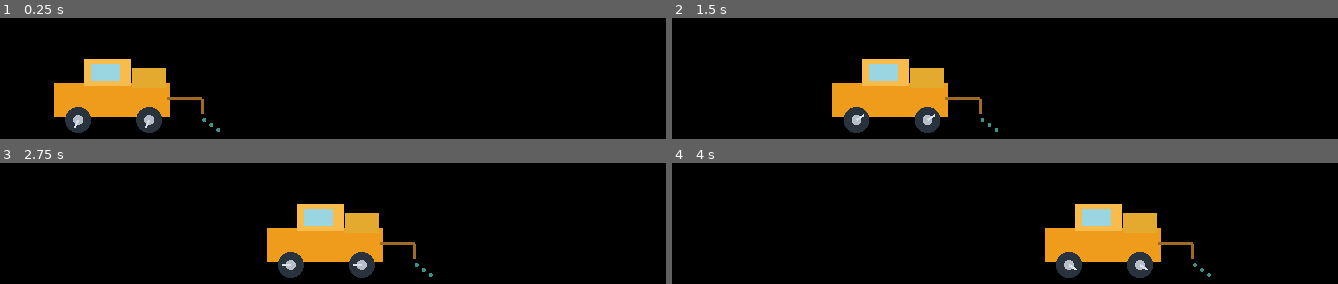
Above: before the commit, frames 1-4 (two rows, left to right).
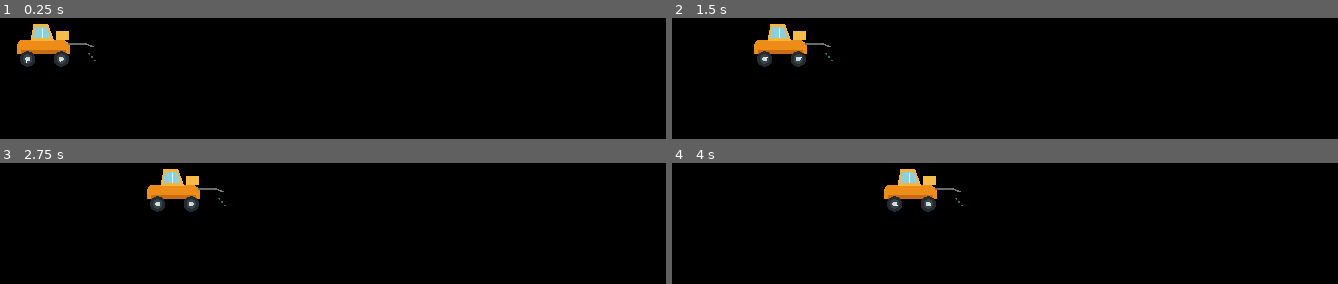
Above: after the commit, the same moments.

Repository: maillunex-lang/afktuman
Game: Godot game, scene res://scenes/main.tscn
Two runs of this game, one before a commit and one after it. Both use one fixed random seed, a clock stepped at 60 frames per second and the inputs below.
Inputs:
- Up to frame 1 (0.25 s): no input
- Up to frame 2 (1.5 s): tap Enter at 0.5 s
- Up to frame 3 (2.75 s): no input
- Up to frame 4 (4 s): no input

The runs differ from the first frame. In frame 1, 9.9% of the frame differs, in the area x 2-34%, y 4-96%; in frame 2, 9.9%; in frame 3, 9.9%; in frame 4, 9.9%, in the area x 31-81%, y 4-96%.

Commit message:
Redesign Tuman as compact sprayer and lower overlay near taskbar

Diff:
--- a/godot/scripts/overlay_demo.gd
+++ b/godot/scripts/overlay_demo.gd
@@ -2,12 +2,13 @@
 ## Prototype-only: transparent window and stylized sprayer drawn from primitives.
 ## The overlay becomes click-through only after a separate, always-accessible control window exists.
 
-const SPEED := 85.0
-const WINDOW_WIDTH := 720
-const WINDOW_HEIGHT := 160
-const EDGE_MARGIN := 8
+const SPEED := 52.0
+const SPRAYER_SCALE := 0.48
+const WINDOW_WIDTH := 440
+const WINDOW_HEIGHT := 64
+const EDGE_MARGIN := 2
 var last_usable_rect := Rect2i()
-var tractor_x := 80.0
+var tractor_x := 30.0
 var direction := 1.0
 var wheel_phase := 0.0
 var overlay_enabled := true
@@ -40,8 +41,8 @@
         return
     tractor_x += direction * SPEED * delta
     wheel_phase += delta * 8.0
-    if tractor_x > float(WINDOW_WIDTH) - 125.0:
-        tractor_x = float(WINDOW_WIDTH) - 125.0
+    if tractor_x > float(WINDOW_WIDTH) - 105.0:
+        tractor_x = float(WINDOW_WIDTH) - 105.0
         direction = -1.0
     elif tractor_x < 15.0:
         tractor_x = 15.0
@@ -56,21 +57,35 @@
     if not overlay_enabled:
         return
     var x := tractor_x
-    var y := 83.0
-    draw_set_transform(Vector2(x + 65.0, y), 0.0, Vector2(direction, 1.0))
-    draw_rect(Rect2(-58, -12, 116, 34), Color("ef9b1b"))
-    draw_rect(Rect2(-28, -36, 47, 27), Color("f8bc4d"))
-    draw_rect(Rect2(-21, -31, 29, 17), Color("9ad6e2"))
-    draw_rect(Rect2(20, -27, 34, 20), Color("e4aa30"))
-    draw_line(Vector2(55, 4), Vector2(90, 4), Color("a16a25"), 3.0)
-    draw_line(Vector2(90, 4), Vector2(90, 19), Color("a16a25"), 3.0)
-    for wheel_x in [-34.0, 37.0]:
-        draw_circle(Vector2(wheel_x, 25), 13.0, Color("28333e"))
-        draw_circle(Vector2(wheel_x, 25), 5.0, Color("b7bec7"))
-        draw_line(Vector2(wheel_x, 25), Vector2(wheel_x + cos(wheel_phase) * 9.0, 25 + sin(wheel_phase) * 9.0), Color("d9e1e9"), 2.0)
+    # Compact sprayer: wheel bottoms sit just 5-6 px above the taskbar.
+    var y := 36.0
+    draw_set_transform(Vector2(x + 55.0, y), 0.0, Vector2(direction * SPRAYER_SCALE, SPRAYER_SCALE))
+    # Rounded orange chassis, slimmer cabin, glass, tank and folding boom.
+    draw_colored_polygon(PackedVector2Array([
+        Vector2(-57, -7), Vector2(-50, -16), Vector2(43, -16),
+        Vector2(55, -7), Vector2(53, 13), Vector2(-56, 13)
+    ]), Color("ed8c17"))
+    draw_rect(Rect2(-47, 5, 92, 7), Color("c66c14"))
+    draw_colored_polygon(PackedVector2Array([
+        Vector2(-28, -15), Vector2(-22, -49), Vector2(9, -49),
+        Vector2(21, -15)
+    ]), Color("f5b43d"))
+    draw_colored_polygon(PackedVector2Array([
+        Vector2(-18, -43), Vector2(6, -43), Vector2(14, -20),
+        Vector2(-23, -20)
+    ]), Color("8bd0dc"))
+    draw_line(Vector2(-4, -42), Vector2(-4, -21), Color("d5f4f4"), 2.0)
+    draw_rect(Rect2(24, -35, 29, 19), Color("f6bc48"))
+    draw_line(Vector2(51, -9), Vector2(87, -9), Color("666c6a"), 4.0)
+    draw_line(Vector2(86, -9), Vector2(103, -2), Color("747a75"), 3.0)
+    for wheel_x in [-34.0, 36.0]:
+        draw_circle(Vector2(wheel_x, 23), 16.0, Color("242b30"))
+        draw_circle(Vector2(wheel_x, 23), 10.0, Color("39434a"))
+        draw_circle(Vector2(wheel_x, 23), 5.0, Color("d1d7d6"))
+        draw_line(Vector2(wheel_x, 23), Vector2(wheel_x + cos(wheel_phase) * 8.0, 23 + sin(wheel_phase) * 8.0), Color("f1f1df"), 2.0)
     if spray_enabled:
         for i in range(3):
-            draw_circle(Vector2(92 + i * 7, 25 + i * 5), 2.0, Color(0.32, 0.82, 0.75, 0.7))
+            draw_circle(Vector2(94 + i * 6, 12 + i * 7), 2.0, Color(0.35, 0.87, 0.81, 0.5))
     draw_set_transform(Vector2.ZERO)
 
 func _position_above_taskbar() -> void:
